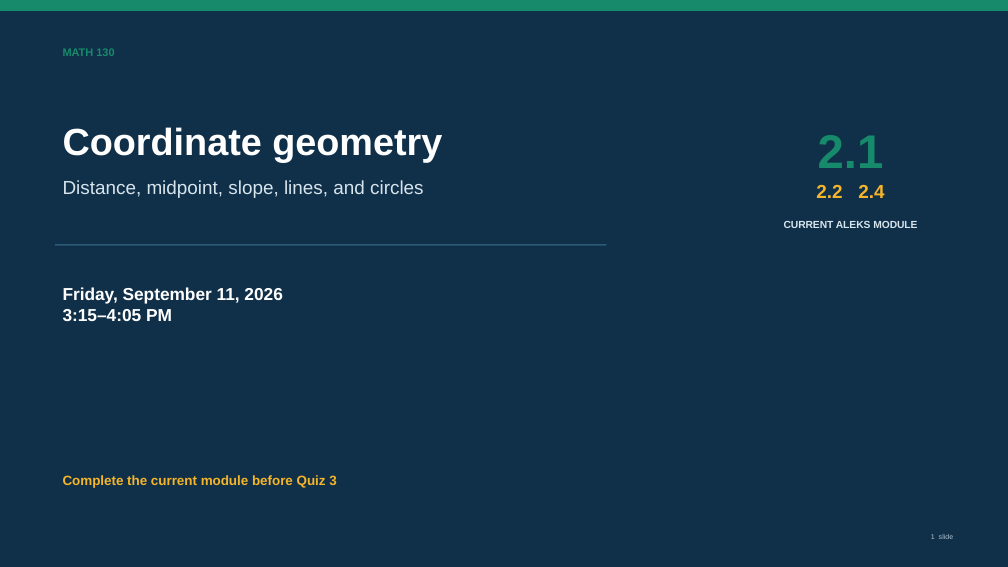
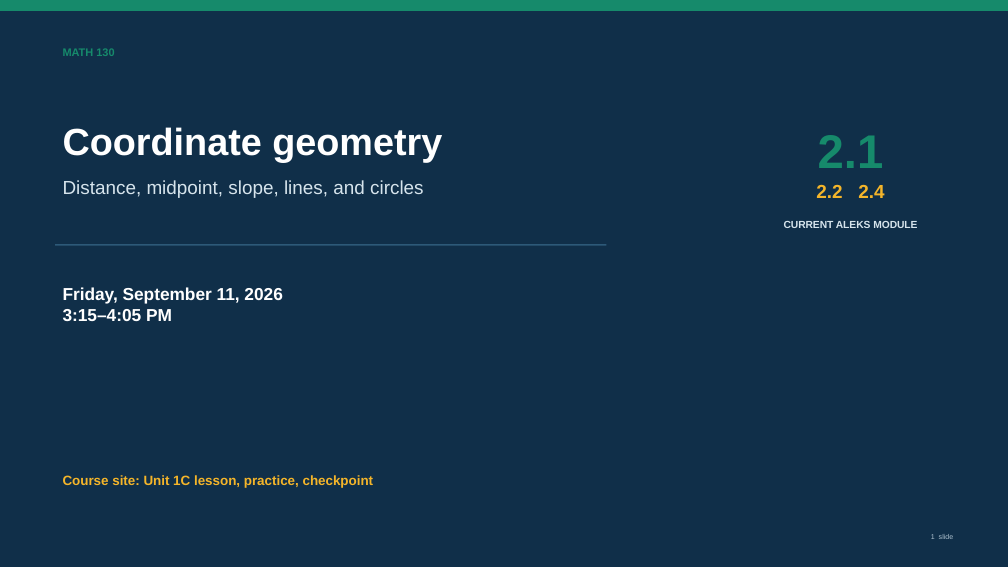
Before and after one commit to andrewhvolk/andrewhvolk.github.io, a slide deck: slide 1 of slides/Math130CoordinateGeometry_2026-09-11.pptx. Drawn at 1008x567 pixels with LibreOffice and Linux fonts; fonts in the diff are those of the drawing. Boxes give left, top, right and bottom in pixels: in the first picture for what was removed or moved away, otherwise in the second. Text is boxed around its words. In the diff, an @@ line names an element or a change of style, - is before the commit and + after.

Commit message:
Update Friday lecture with course site guidance

```diff
--- a/slides/Math130CoordinateGeometry_2026-09-11.pptx
+++ b/slides/Math130CoordinateGeometry_2026-09-11.pptx
@@ text at (x1=63, y1=475, x2=374, y2=488): text changed @@
-Complete the current module before Quiz 3
+Course site: Unit 1C lesson, practice, checkpoint
```
Also in this commit, not shown: 3 other slides changed, 1 other file.
